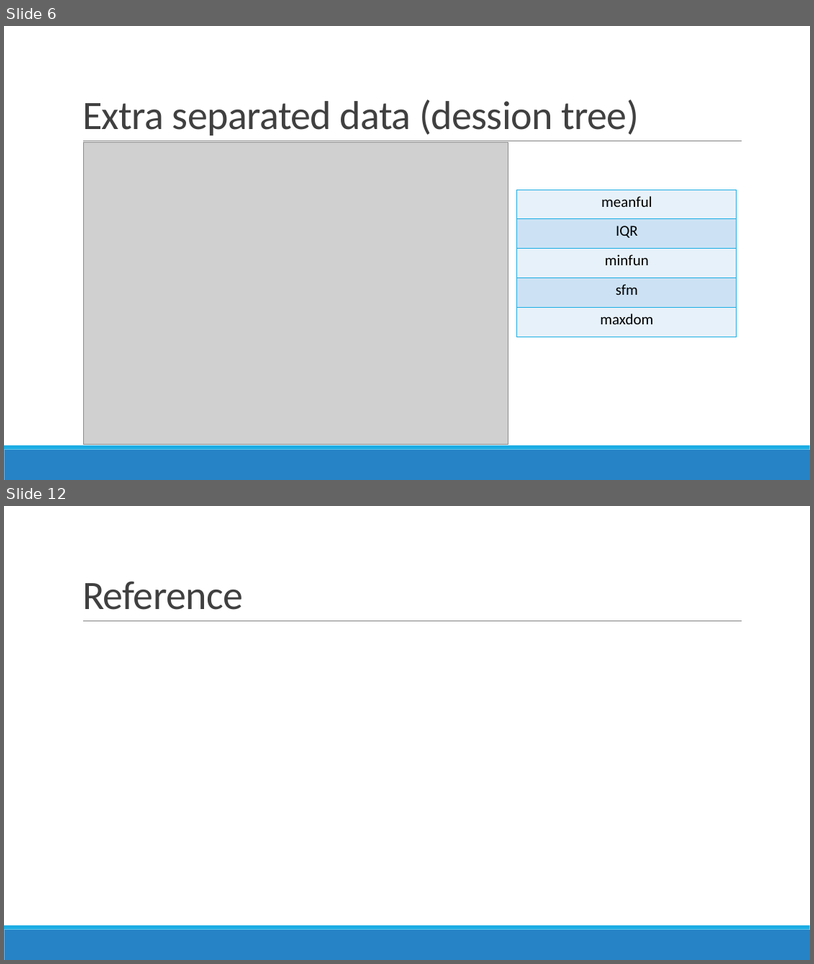
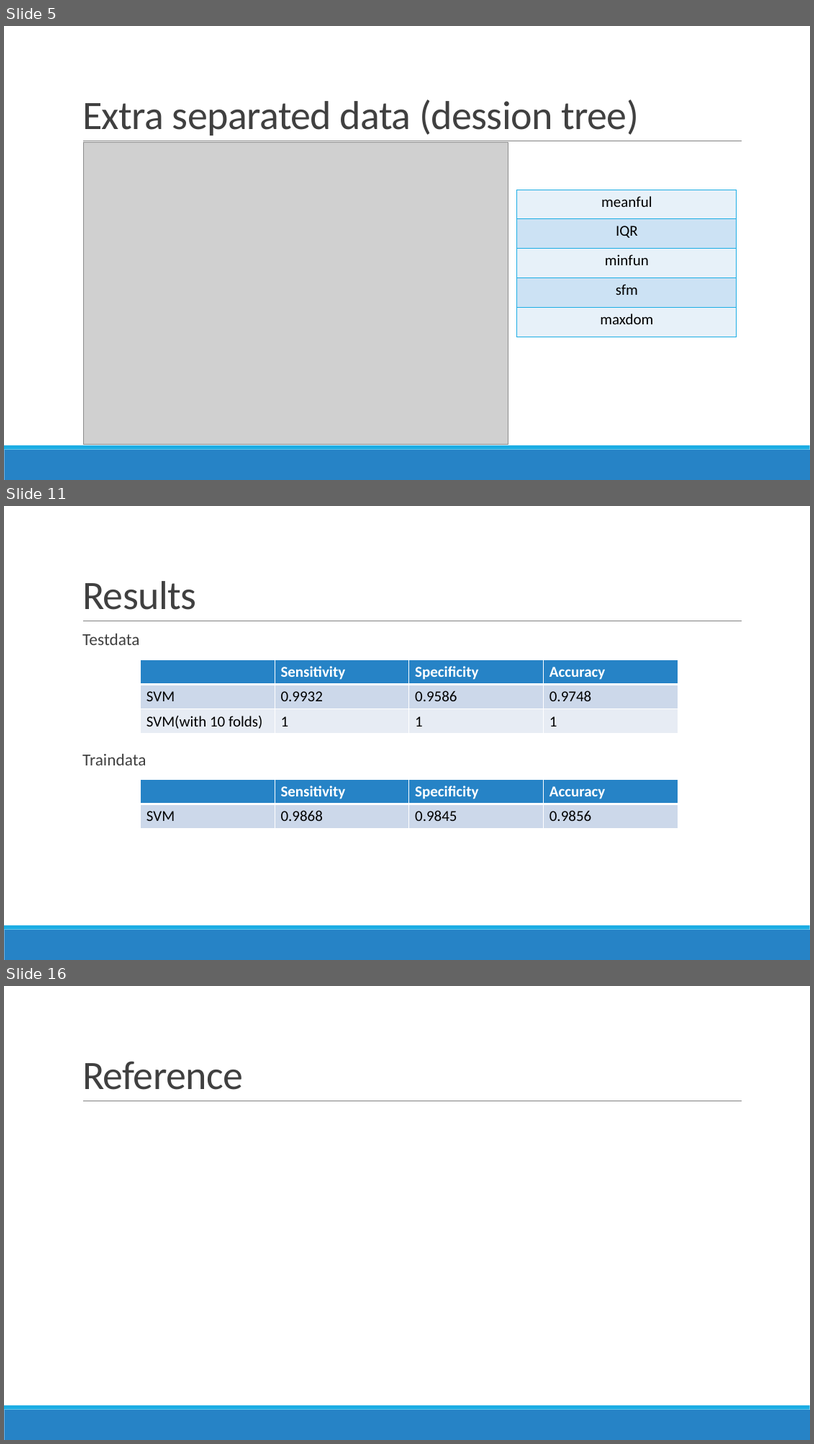
Before and after one commit to 1071-DataScience/finalproject-lazurite, a slide deck: docs/project.pptx. Shown one above the other, each under a label of ours: slides 6 and 12 before the commit, slides 5, 11 and 16 after it; the slides between them are not shown. The pictures are 814x964 and 814x1444 pixels, drawn with LibreOffice and Linux fonts; fonts in the diff are those of the drawing; grey boxes stand for pictures. Boxes give left, top, right and bottom in pixels: in the first picture for what was removed or moved away, otherwise in the second. Text is boxed around its words. In the diff, an @@ line names an element or a change of style, - is before the commit and + after.

```diff
--- a/docs/project.pptx
+++ b/docs/project.pptx
@@ slide 11 added at (x1=4, y1=506, x2=810, y2=960), background #FFFFFF; not listed: 3 template elements that a slide beside it also shows @@
@@ title added at (x1=82, y1=581, x2=196, y2=610), 48 pt, text #404040 @@
+Results
@@ text added at (x1=82, y1=633, x2=146, y2=765), 20 pt, text #404040 @@
+  Testdata
+  Traindata
@@ table added at (x1=141, y1=659, x2=678, y2=734), 3 rows, 4 columns @@
+ | Sensitivity | Specificity | Accuracy
+SVM | 0.9932 | 0.9586 | 0.9748
+SVM(with 10 folds) | 1 | 1 | 1
@@ table added at (x1=141, y1=780, x2=678, y2=829), 2 rows, 4 columns @@
+ | Sensitivity | Specificity | Accuracy
+SVM | 0.9868 | 0.9845 | 0.9856
@@ what was slide 6 is now slide 5 @@
@@ what was slide 12 is now slide 16 @@
```
Also in this commit, not shown: 3 slides changed, 8 other slides added, 5 slides removed, 1 other file.
